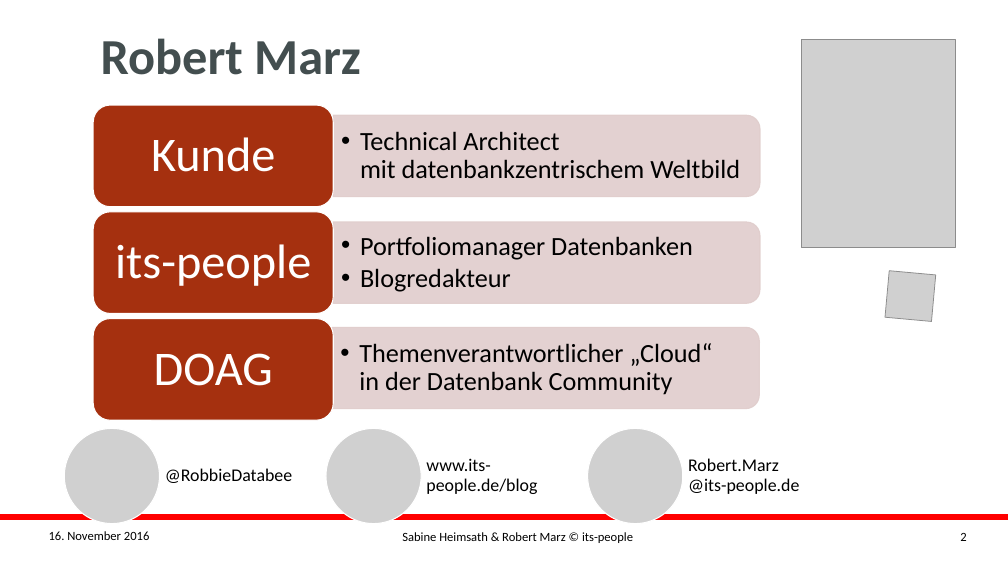
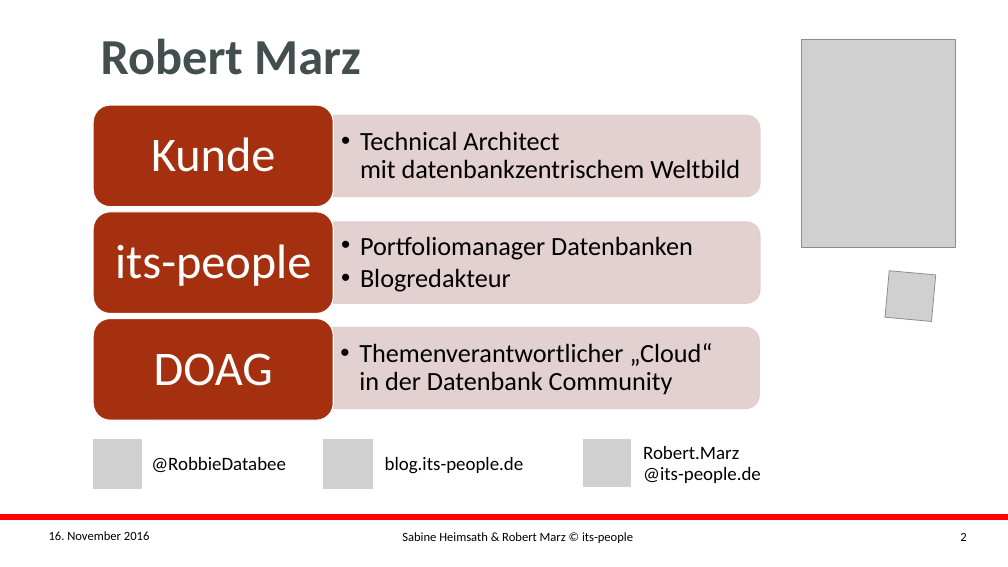
Before and after one commit to its-people/sqlclscripts, a slide deck: slide 2 of Slides/2016 DOAG K+A - Sabine Heimsath + Robert Marz - Scripting with SQLcl.pptx. Drawn at 1008x567 pixels with LibreOffice and Linux fonts; fonts in the diff are those of the drawing; grey boxes stand for pictures; background and template pictures are left out. Boxes give left, top, right and bottom in pixels: in the first picture for what was removed or moved away, otherwise in the second. Text is boxed around its words. In the diff, an @@ line names an element or a change of style, - is before the commit and + after.

```diff
--- a/Slides/2016 DOAG K+A - Sabine Heimsath + Robert Marz - Scripting with SQLcl.pptx
+++ b/Slides/2016 DOAG K+A - Sabine Heimsath + Robert Marz - Scripting with SQLcl.pptx
@@ text "@RobbieDatabee": place and size @@
-text "@RobbieDatabee" at (165,468,292,483)
+text "@RobbieDatabee" at (151,457,286,472)
@@ text "@RobbieDatabee" at (151,457,286,472): size 17 to 18 pt @@
@@ text "Robert.Marz @its-people.de" at (643,446,761,483): size 17 to 18 pt @@
@@ text "Robert.Marz @its-people.de": place and size @@
-text "Robert.Marz @its-people.de" at (688,458,799,494)
+text "Robert.Marz @its-people.de" at (643,446,761,483)
@@ picture: place and size @@
-picture at (64,429,160,524)
+picture at (92,439,143,490)
@@ picture: place and size @@
-picture at (326,429,421,524)
+picture at (323,439,374,490)
@@ picture: place and size @@
-picture at (588,429,683,524)
+picture at (583,439,632,488)
@@ text at (385,457,524,474): text changed; size 17 to 18 pt @@
-www.its-people.de/blog
+blog.its-people.de
```
Also in this commit, not shown: 7 other slides changed, 1 slide added, 4 other files.
